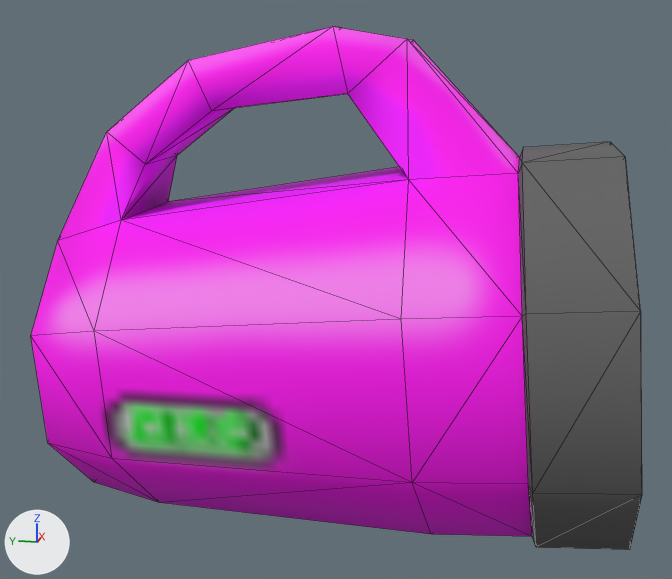
Two versions of the FBX model media/models_X/ZombieScannerMK2_ground.FBX, one commit apart.
Camera for both pictures: a camera (50 mm lens) standing at (-0.625, -0.133, 0.311) and looking at (0.0, -0.008, 0.155). The axes (+X, +Y, +Z) are drawn at lower left. The lights are the same throughout. Mesh edges are drawn as thin lines.

In view in the first picture: 'FlashLight'.
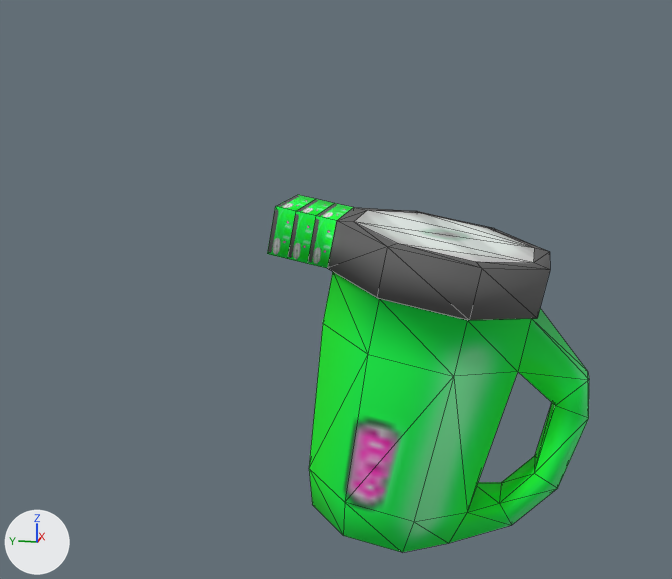
Changed parts and their boxes (x1, y1, x2, y2) in the pictures (672 x 579 px):
'FlashLight', surface changed, reshaped, moved, turned, rescaled
    before: (31, 26, 642, 550)
    after: (267, 195, 589, 552)
part 1 of me_mesh, built on (green)
    after: (267, 195, 354, 268)

Patch to the scene script:
```diff
--- a/media/models_X/ZombieScannerMK2_ground.FBX.py
+++ b/media/models_X/ZombieScannerMK2_ground.FBX.py
@@ img_zombiescannermk1_png @@
+img_zombiescannermk1_png = load_image('ZombieScannerMK1.png', '../textures/ZombieScannerMK1.png', 128, 128, 'sRGB')
@@ mat_08___default @@
 mat_08___default = principled_material('08 - Default')
-mat_08___default.texture = img_zombiescannermk2_png  # with its transparency
+mat_08___default.texture = img_zombiescannermk1_png  # with its transparency
 mat_08___default.roughness = 0.859
@@ me_mesh @@
 # used by ob_flashlight; location = (0.0, 0.0, 0.0); rotation_euler = (1.571, 0.0, 0.0), in degrees (90, 0, 0); scale = (0.0254, 0.0254, 0.0254)
-me_mesh.from_pydata(...)  # 71 vertices, 142 faces; spans x -5.0..5.0, y 0.0..13.1, z -7.7..8.4
+me_mesh.from_pydata(...)  # 83 vertices, 157 faces; spans x -5.0..5.0, y -3.0..13.1, z -7.7..8.6
+# me_mesh part 1
+# 2 faces are deleted
+# 6 vertices are added at (-2.1, -1.0, 6.1), (-2.1, -0.8, 8.4), (-2.1, -2.0, 6.2), (-2.1, -1.8, 8.5), (-2.1, -3.0, 6.3), (-2.1, -2.8, 8.6)
+# 6 new vertices lie (4.2, 0.0, 0.0) away from vertices in x -2.1, y -3.0..-0.8, z 6.1..8.6
+# 17 new faces join them
 me_mesh.materials.append(mat_08___default)
@@ ob_flashlight @@
 ob_flashlight = bpy.data.objects.new('FlashLight', me_mesh)
-ob_flashlight.location = (0.0, 0.0, 0.0)
-ob_flashlight.rotation_euler = (1.571, 0.0, 0.0)  # degrees (90, 0, 0)
-ob_flashlight.scale = (0.0254, 0.0254, 0.0254)
+ob_flashlight.location = (0.0, 0.0, 0.0914)
+ob_flashlight.rotation_euler = (-0.106, -0.000283, 3.124)  # degrees (-6.1, 0, 179)
+ob_flashlight.scale = (0.0142, 0.0142, 0.0142)
```
